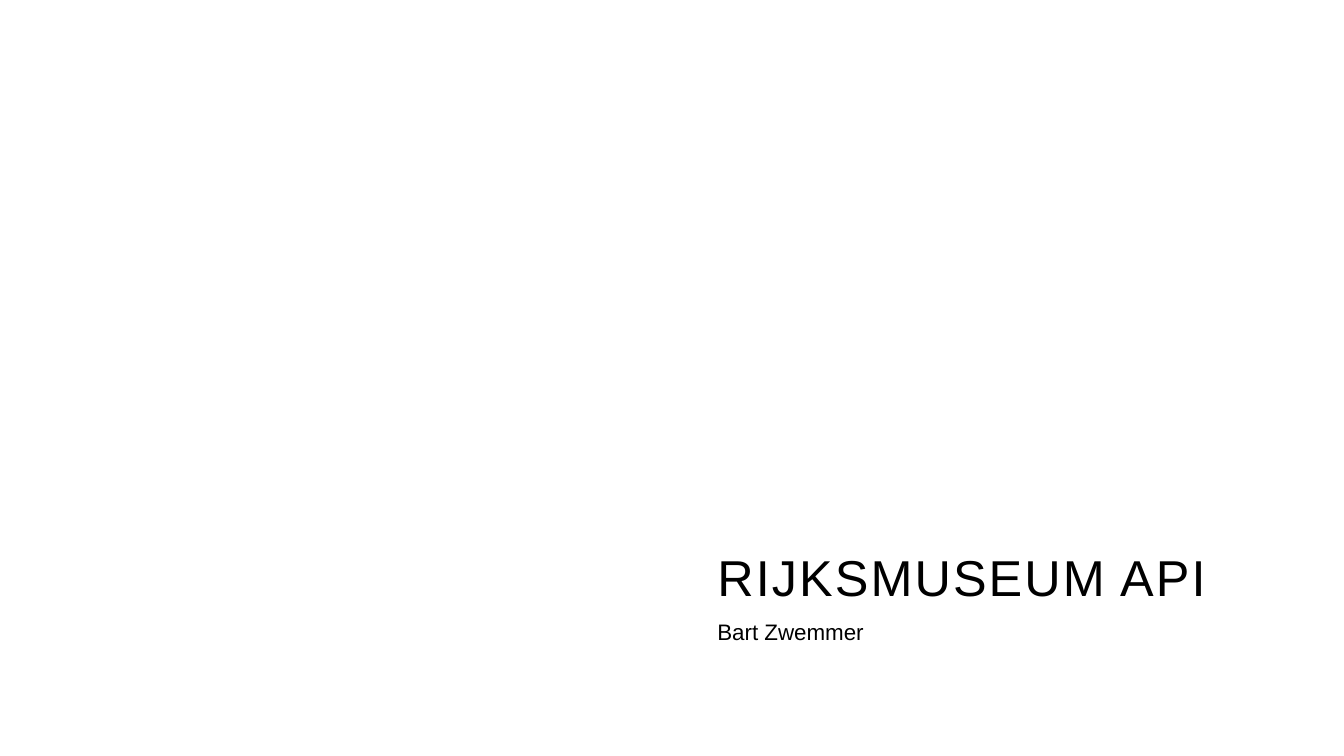
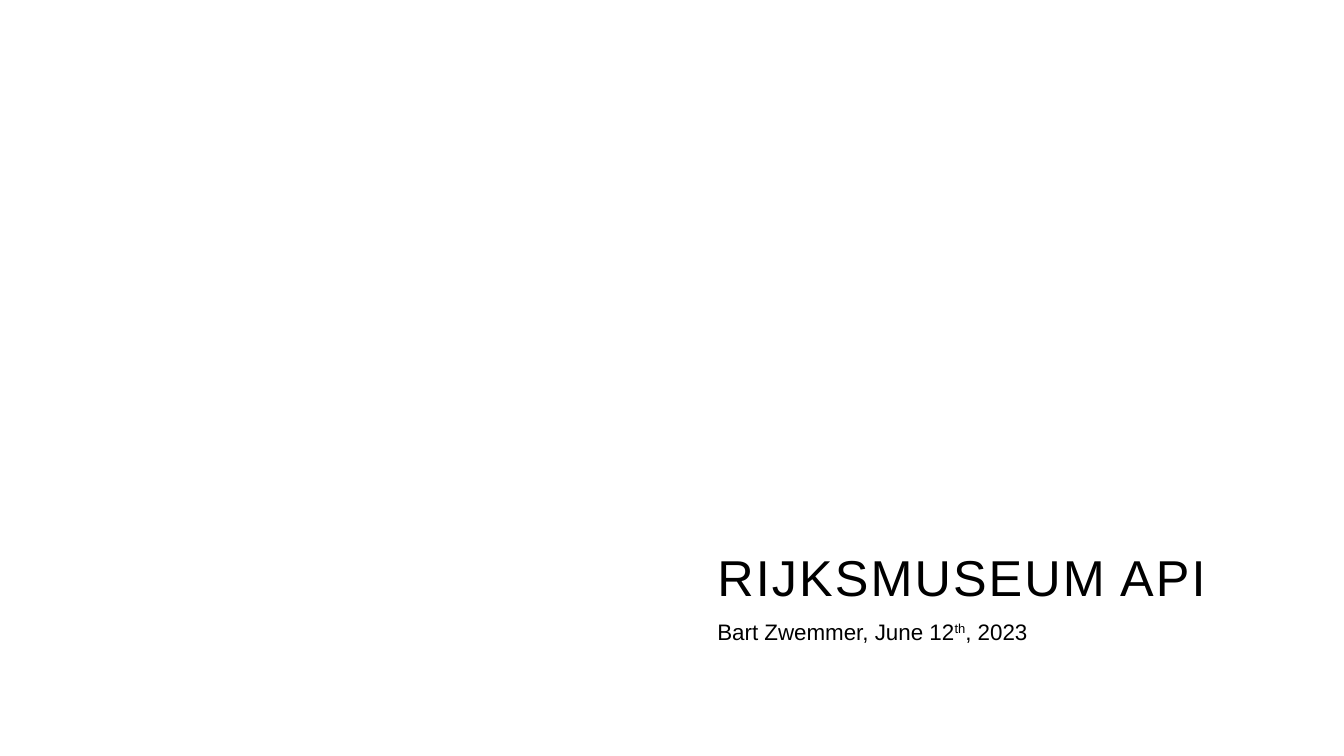
Before and after one commit to bartzwemmer/fedex, a slide deck: slide 1 of docs/Rijksmuseum_data.pptx. Drawn at 1344x756 pixels with LibreOffice and Linux fonts; fonts in the diff are those of the drawing; background and template pictures are left out. Boxes give left, top, right and bottom in pixels: in the first picture for what was removed or moved away, otherwise in the second. Text is boxed around its words. In the diff, an @@ line names an element or a change of style, - is before the commit and + after.

```diff
--- a/docs/Rijksmuseum_data.pptx
+++ b/docs/Rijksmuseum_data.pptx
@@ subtitle at [717,624,1028,643]: text changed @@
-Bart Zwemmer
+Bart Zwemmer, June 12th, 2023
```
Also in this commit, not shown: 2 other slides changed, 5 slides added, 1 slide removed, 1 other file.
